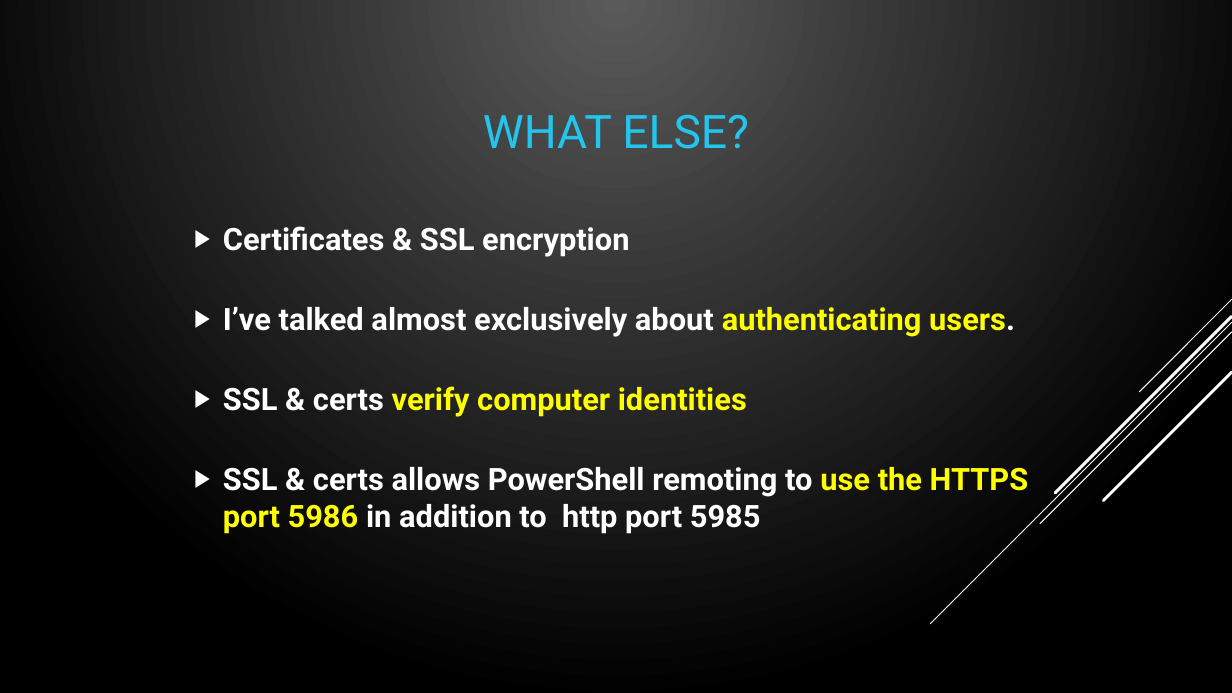
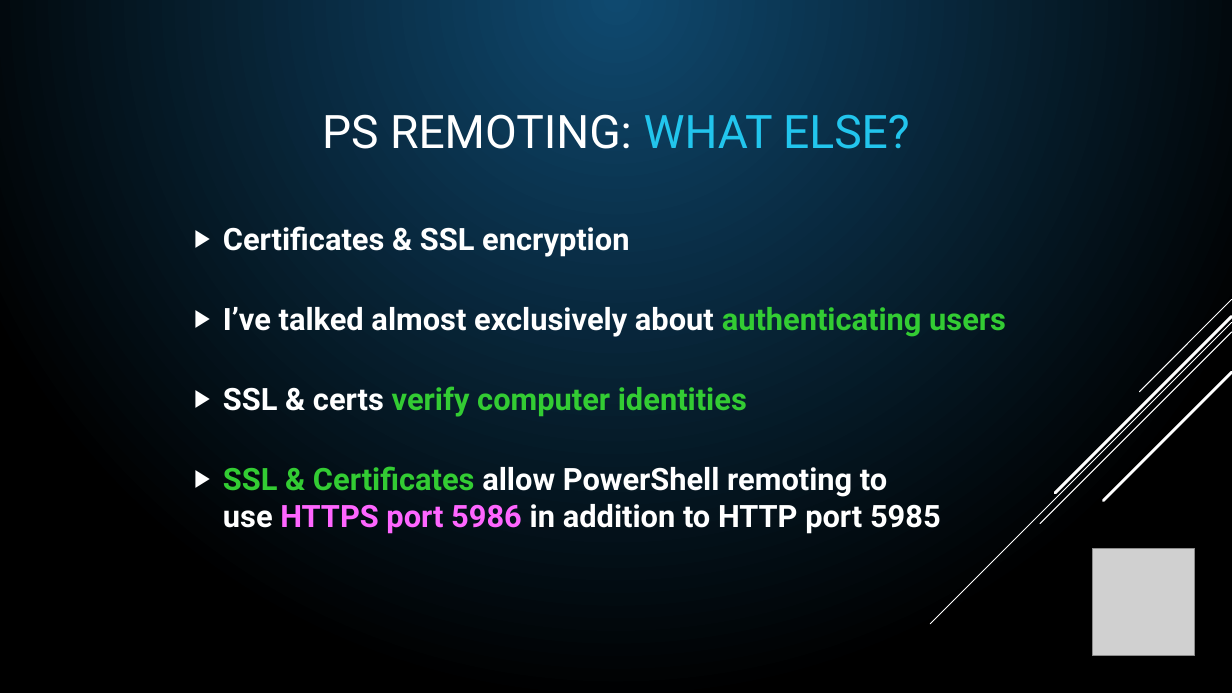
Before and after one commit to compwiz32/Presentations, a slide deck: slide 42 of 2019-08 PowerShell Chattanooga/PSRemoting - From 0 to Lockdown.pptx (slide 40 before the commit). Drawn at 1232x693 pixels with LibreOffice and Linux fonts; fonts in the diff are those of the drawing; grey boxes stand for pictures. Boxes give left, top, right and bottom in pixels: in the first picture for what was removed or moved away, otherwise in the second. Text is boxed around its words. In the diff, an @@ line names an element or a change of style, - is before the commit and + after.

Commit message:
change color theme and add PSSaturday Logos

```diff
--- a/2019-08 PowerShell Chattanooga/PSRemoting - From 0 to Lockdown.pptx
+++ b/2019-08 PowerShell Chattanooga/PSRemoting - From 0 to Lockdown.pptx
@@ background gradient #5B5B5B to #000000 to gradient #0F496F to #000000 @@
@@ title at [322, 114, 910, 149]: text changed; text colour #22C5ED to #FFFFFF @@
-WHAT ELSE?
+PS REMOTING: WHAT ELSE?
@@ text at [223, 307, 1006, 337]: text changed @@
-▶ I’ve talked almost exclusively about authenticating users.
+▶ I’ve talked almost exclusively about authenticating users
@@ text at [223, 386, 747, 417]: text colour #FFFF00 to #33CC33 in "verify computer identities" @@
@@ text at [223, 466, 941, 534]: text changed @@
-▶ SSL & certs allows PowerShell remoting to use the HTTPS port 5986 in addition to http port 5985
+▶ SSL & Certificates allow PowerShell remoting to
+  use HTTPS port 5986 in addition to HTTP port 5985
@@ picture added at [1092, 549, 1195, 656] @@
```
Also in this commit, not shown: 40 other slides changed, 3 slides added, 1 slide removed.
